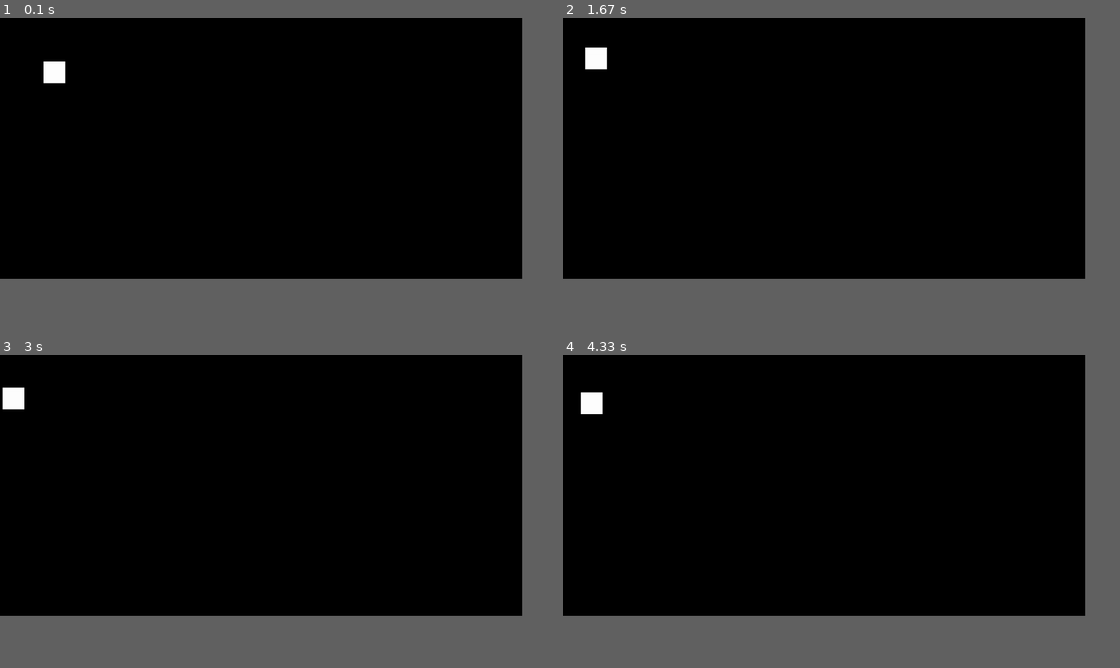
Above: before the commit, frames 1-4 (two rows, left to right).
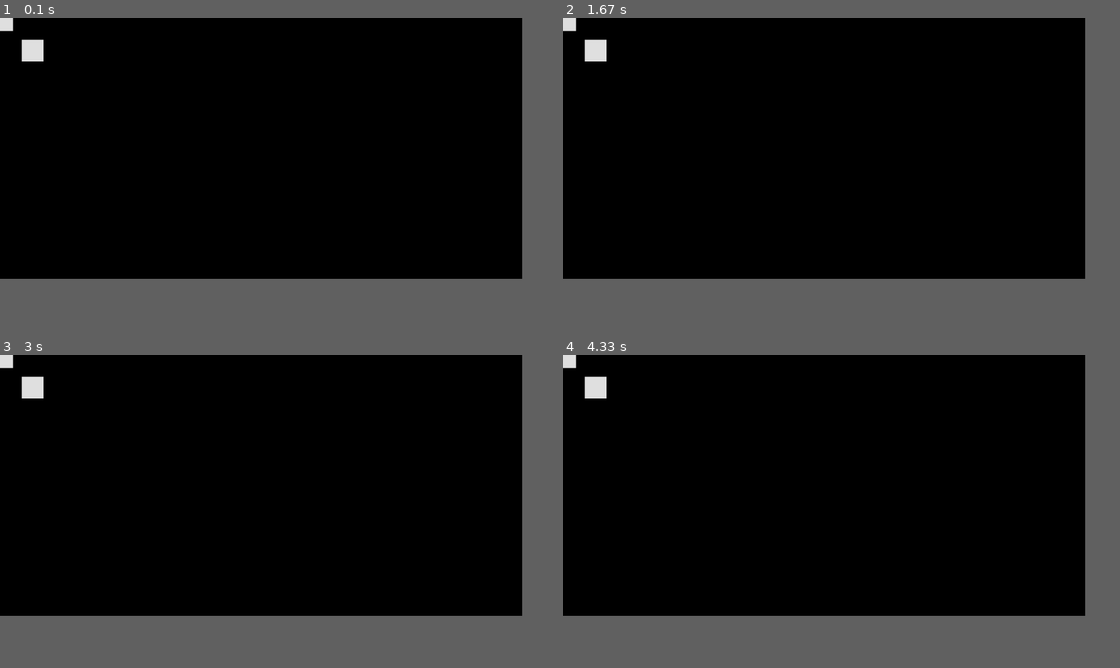
Above: after the commit, the same moments.

Repository: LingBangYieng/Cyberleaf
Game: pygame game, started from pygame_example.py
Two runs of this game, one before a commit and one after it. Both use one fixed random seed, a clock stepped at 60 frames per second and the inputs below.
Inputs:
- Up to frame 1 (0.1 s): no input
- Up to frame 2 (1.67 s): hold W 0.33-0.87 s; hold Left 0.33-0.87 s; hold F 0.9-1.43 s; hold Left 0.9-1.43 s; hold A from 1.47 s (still down)
- Up to frame 3 (3 s): release A at 2 s; hold Down 2.03-2.33 s; hold A 2.37-2.77 s; hold Up from 2.8 s (still down)
- Up to frame 4 (4.33 s): release Up at 3.17 s; hold D 3.2-3.83 s; hold Down 3.87-4.23 s; hold A from 4.27 s (still down)

The runs differ from the first frame. In frame 1, 0.7% of the frame differs, in the area x 0-12%, y 0-21%; in frame 2, 0.5%; in frame 3, 0.6%; in frame 4, 0.6%.

Commit message:
changes in pygm_exampl

Diff:
--- a/pygame_example.py
+++ b/pygame_example.py
@@ -1,63 +1,98 @@
 import pygame
+from screeninfo import get_monitors
 
 pygame.init()
 
 gravity = 0.5
 velocity_y = 0
-speed = 1
+speed = 2
 screen_width = 1200
 screen_height = 600
-screen = pygame.display.set_mode((screen_width, screen_height))
-player = pygame.Rect((100, 100, 50, 50))
+sqr = 50
+screen1 = pygame.display.set_mode((screen_width, screen_height), pygame.RESIZABLE)
+screen2 = pygame.display.set_mode((screen_width, screen_height), pygame.RESIZABLE)
+player = pygame.Rect((sqr, sqr, sqr, sqr))
+center = screen_height/2 , screen_width/2
+cursor_pos = 0, 0
 fullscreen = True
 run = True
 player_y = float(player.y)
+menu_change = 1
+switch = 0
+pygame.mouse.set_visible(False)
+
+
 
 while run:
 
-    screen.fill((0, 0, 0))
-    pygame.draw.rect(screen, ((255, 255, 255)), player)
+    pygame.draw.rect(screen1, ((225, 225, 225)), player)
+    player_pos = player.x, player.y
     key = pygame.key.get_pressed()
-#    player_y = float(player.y)
 
-    if key[pygame.K_w] == True:
-        if player.top > 0:
-            player.move_ip(0, -speed)
+    cursor_pos = pygame.mouse.get_pos()
 
-    if key[pygame.K_s] == True:
-        if player.bottom < screen_height:
-            player.move_ip(0, speed)
+    player.x, player.y = cursor_pos
+    player.x, player.y = player.x - sqr/2, player.y - sqr/2
 
-    if key[pygame.K_a] == True:
-        if player.left > 0:
-            player.move_ip(-speed, 0)
 
-    if key[pygame.K_d] == True:
-        if player.right < screen_width:
-            player.move_ip(speed, 0)
 
-    if key[pygame.K_UP] == True:
-        if player.top > 0:
-            player.move_ip(0, -speed)
+    if key[pygame.K_m] == True:
 
-    if key[pygame.K_DOWN] == True:
-        if player.bottom < screen_height:
-            player.move_ip(0, speed)
+        if menu_change:
+            screen2.fill((255, 0, 0))
+            menu_change = 0
+        else:
+            screen1.fill((0, 0, 255,))
+            menu_change = 1
 
-    if key[pygame.K_LEFT] == True:
-        if player.left > 0:
-            player.move_ip(-speed, 0)
 
-    if key[pygame.K_RIGHT] == True:
-        if player.right < screen_height*2:
-            player.move_ip(speed, 0)
+    if key[pygame.K_ESCAPE] == True or key[pygame.K_q] == True:
+        run = False
+
+    if key[pygame.K_F11] == True:
+        if fullscreen:
+            screen1 = pygame.display.set_mode((screen_width, screen_height))
+            fullscreen = False
+            pygame.time.delay(200)
+
+        else:
+            screen1 = pygame.display.set_mode((0, 0), pygame.FULLSCREEN)
+            fullscreen = True
 
     for event in pygame.event.get():
         if event.type == pygame.QUIT:
             run = False
 
+    pygame.display.update()
+
+pygame.quit()
+
+
+
+
+
+"""
+    if key[pygame.K_w] == True or key[pygame.K_UP] == True:
+        if player.top > 0:
+            player.move_ip(0, -speed)
+
+    if key[pygame.K_s] == True or key[pygame.K_DOWN] == True:
+        if player.bottom < screen_height:
+            player.move_ip(0, speed)
+
+    if key[pygame.K_a] == True or key[pygame.K_LEFT] == True:
+        if player.left > 0:
+            player.move_ip(-speed, 0)
+
+    if key[pygame.K_d] == True or key[pygame.K_RIGHT] == True:
+        if player.right < screen_width:
+            player.move_ip(speed, 0)
+
     if key[pygame.K_ESCAPE] == True or key[pygame.K_q] == True:
         run = False
+
+    if key[pygame.K_0] == True:
+        player.y, player.x = center
 
     if key[pygame.K_f] == True:
        if fullscreen:
@@ -68,7 +103,4 @@
        else:
            screen = pygame.display.set_mode((0, 0), pygame.FULLSCREEN)
            fullscreen = True
-
-    pygame.display.update()
-
-pygame.quit()
+"""
